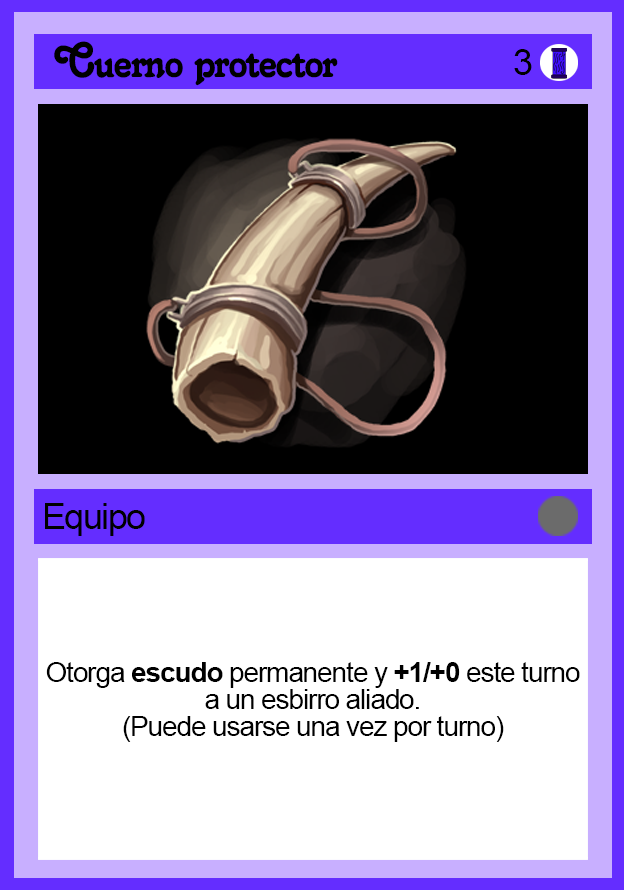
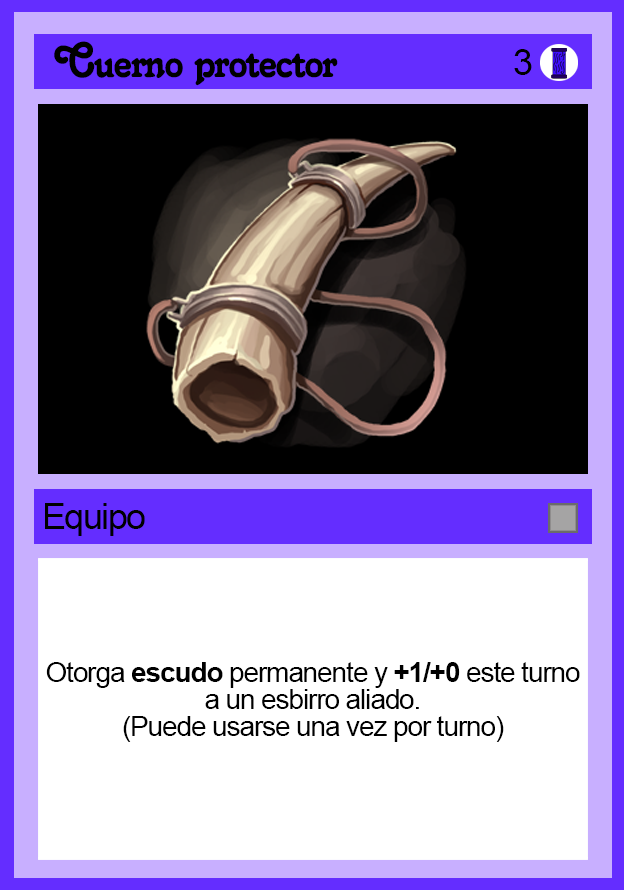
Layer changes from the first 624px x 890px image to the second:
moved "Rareza" above "3", painted on it over bbox(538, 496, 578, 536)
